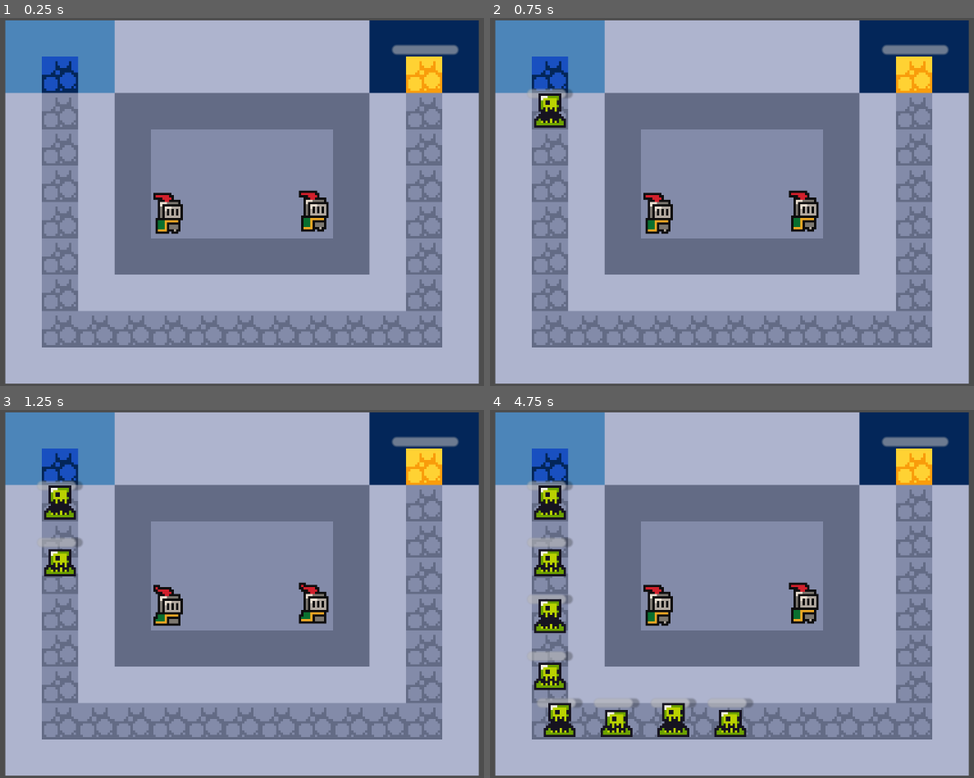
Above: before the commit, frames 1-4 (two rows, left to right).
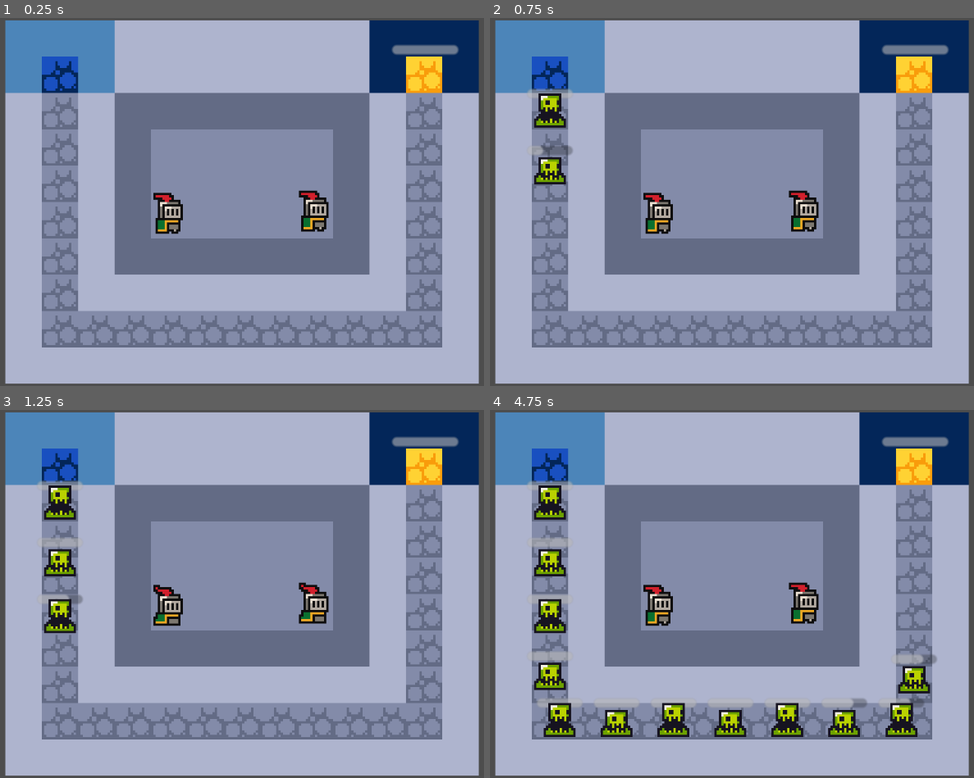
Above: after the commit, the same moments.

Repository: naeemexe/rush
Game: Godot game, scene res://scenes/game.tscn
Same seed, same stepped clock (60 frames per second), same inputs: the game is played once before the commit and once after it.
Inputs:
- Up to frame 1 (0.25 s): no input
- Up to frame 2 (0.75 s): no input
- Up to frame 3 (1.25 s): no input
- Up to frame 4 (4.75 s): no input

Frame 1 is identical in both runs. In frame 2, 0.6% of the frame differs, in the area x 8-18%, y 19-46%; in frame 3, 0.7%; in frame 4, 2.5%, in the area x 15-93%, y 19-89%.

Commit message:
Tower addedd

Diff:
--- a/scripts/slime.gd
+++ b/scripts/slime.gd
@@ -3,7 +3,7 @@
 const SPEED = 100
 
 var max_health = 100
-var health = 80
+var health = 100
 
 @onready var health_bar = $ProgressBar
 
--- a/scripts/tower.gd
+++ b/scripts/tower.gd
@@ -9,9 +9,6 @@
 	health_bar.max_value = max_health
 	health_bar.value = health
 
-func _process(delta: float) -> void:
-	pass
-
 func take_damage(amount):
 	health -= amount
 	health = clamp(health, 0, max_health)
@@ -19,9 +16,7 @@
 	health_bar.value = health
 
 	if health <= 0:
-		get_tree().reload_current_scene()
+		get_tree().call_deferred("reload_current_scene")
 
-
-
-func _on_area_2d_area_entered(area: Area2D) -> void:
+func _on_area_2d_area_entered(_area: Area2D) -> void:
 	take_damage(5)
